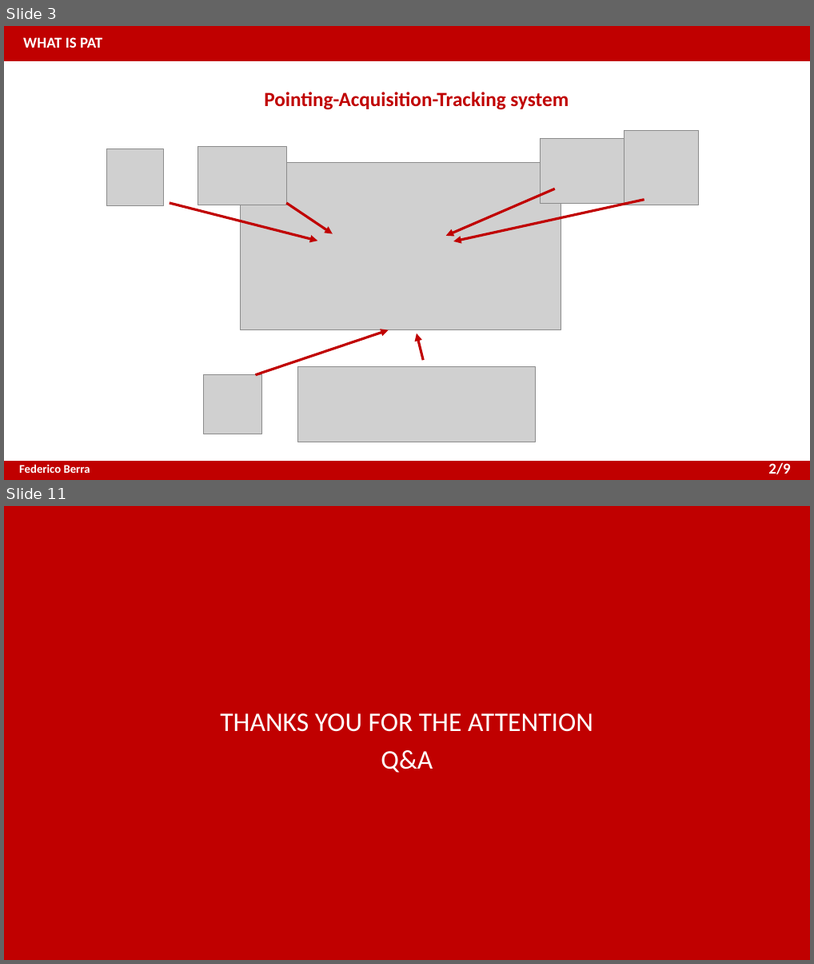
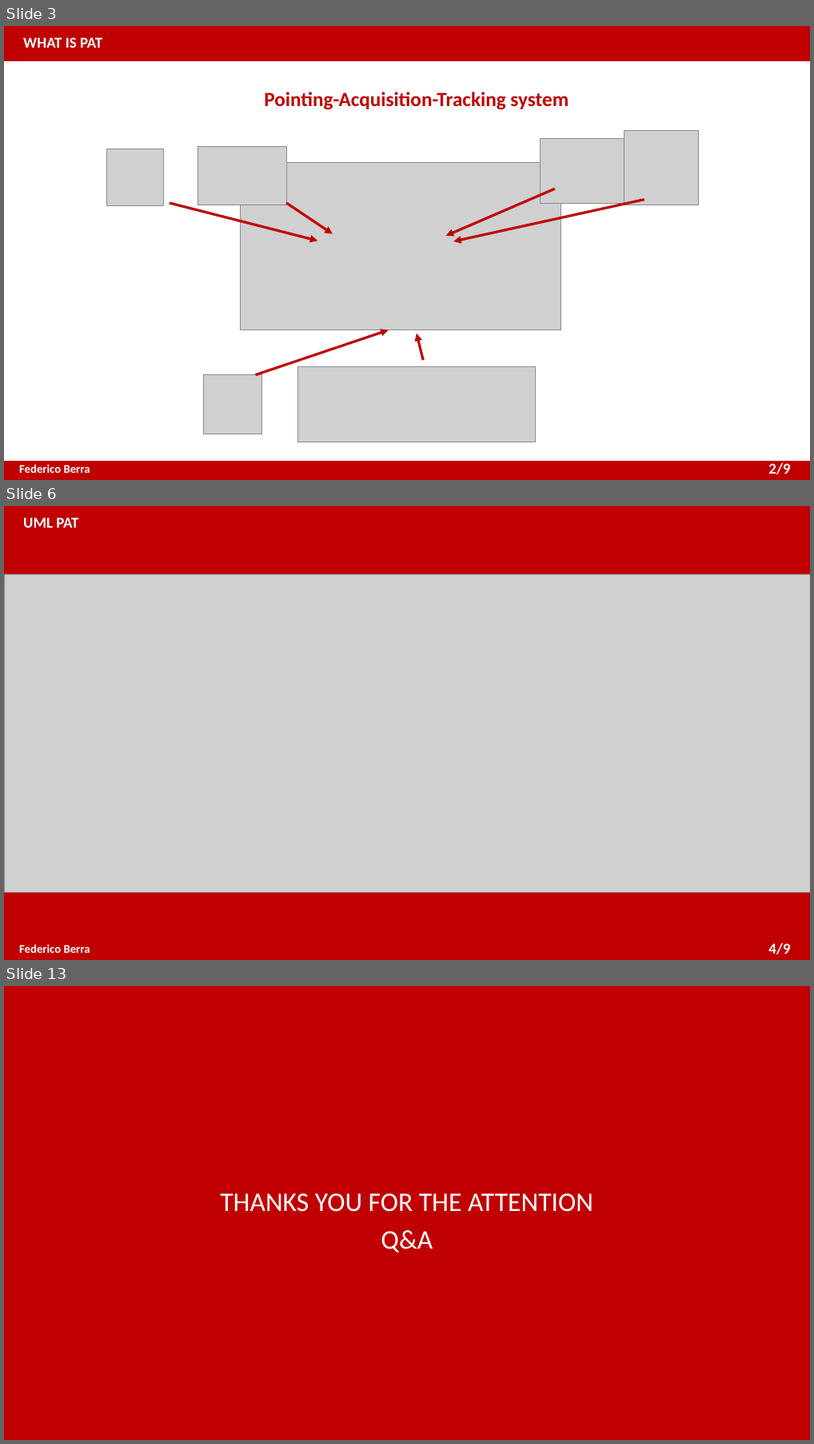
Before and after one commit to XaBerr/tesi-magistrale, a slide deck: presentazione_EN.pptx. Shown one above the other, each under a label of ours: slides 3 and 11 before the commit, slides 3, 6 and 13 after it; the slides between them are not shown. The pictures are 814x964 and 814x1444 pixels, drawn with LibreOffice and Linux fonts; fonts in the diff are those of the drawing; grey boxes stand for pictures. Boxes give left, top, right and bottom in pixels: in the first picture for what was removed or moved away, otherwise in the second. Text is boxed around its words. In the diff, an @@ line names an element or a change of style, - is before the commit and + after.

```diff
--- a/presentazione_EN.pptx
+++ b/presentazione_EN.pptx
@@ slide 6 added at (4,506,810,960), background #FFFFFF; not listed: 3 template elements that a slide beside it also shows @@
@@ text added at (23,517,78,528), 18 pt, text #FFFFFF, bold @@
+UML PAT
@@ rectangle added at (4,541,810,942), fill #C00000 @@
@@ picture added at (4,574,810,892) @@
@@ text added at (769,942,790,954), 18 pt, text #FFFFFF, bold @@
+4/9
@@ what was slide 11 is now slide 13 @@
```
Also in this commit, not shown: 6 slides changed, 3 other slides added, 4 slides removed, 2 other files.
